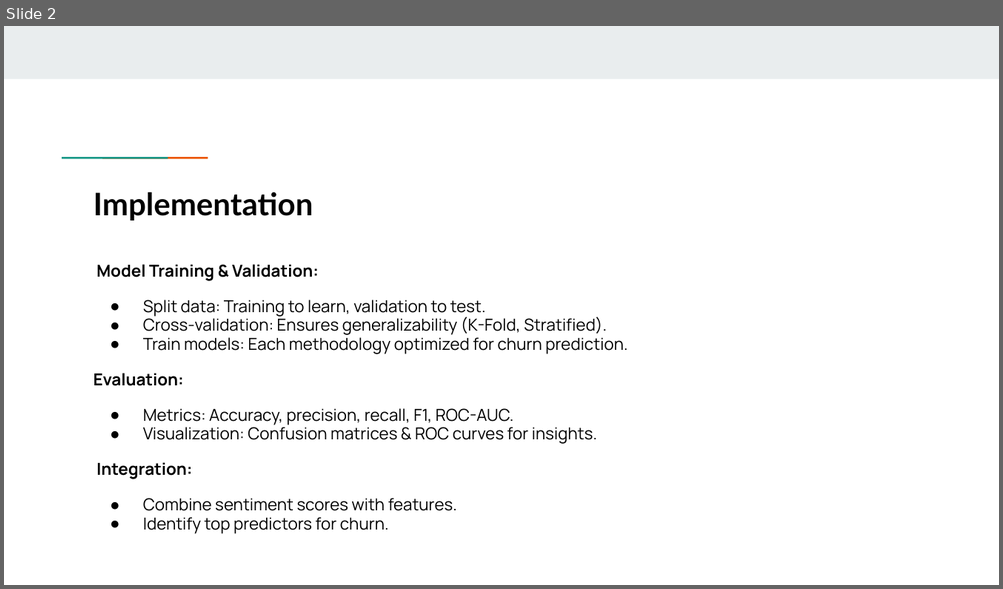
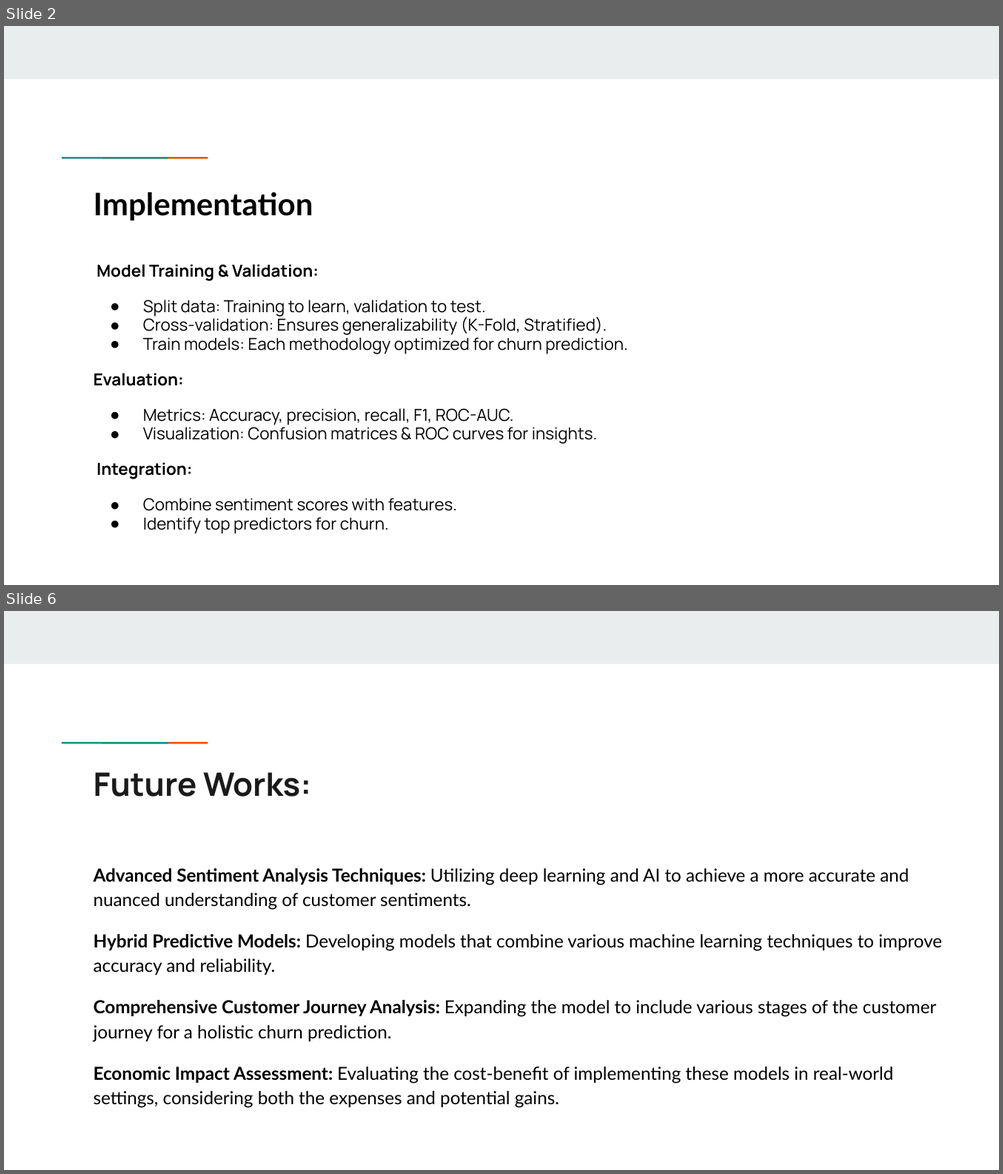
Before and after one commit to irrfanulhoque/CSE431, a slide deck: Submission 5/Slide.pptx. Shown one above the other, each under a label of ours: slide 2 before the commit, slides 2 and 6 after it; the slides between them are not shown. The pictures are 1003x589 and 1003x1174 pixels, drawn with LibreOffice and Linux fonts; fonts in the diff are those of the drawing. Boxes give left, top, right and bottom in pixels: in the first picture for what was removed or moved away, otherwise in the second. Text is boxed around its words. In the diff, an @@ line names an element or a change of style, - is before the commit and + after.

```diff
--- a/Submission 5/Slide.pptx
+++ b/Submission 5/Slide.pptx
@@ slide 6 added at [4,611,999,1170], background #FFFFFF; not listed: 3 template elements that a slide beside it also shows @@
@@ title added at [94,772,311,797], 23.4 pt, text #1A1A1A, bold @@
+Future Works:
@@ text added at [94,869,942,1108], 13 pt, text #000000 @@
+Advanced Sentiment Analysis Techniques: Utilizing deep learning and AI to achieve a more accurate and nuanced understanding of customer sentiments.
+Hybrid Predictive Models: Developing models that combine various machine learning techniques to improve accuracy and reliability.
+Comprehensive Customer Journey Analysis: Expanding the model to include various stages of the customer journey for a holistic churn prediction.
+Economic Impact Assessment: Evaluating the cost-benefit of implementing these models in real-world settings, considering both the expenses and potential gains.
```
Also in this commit, not shown: 2 slides changed, 2 other slides added.
